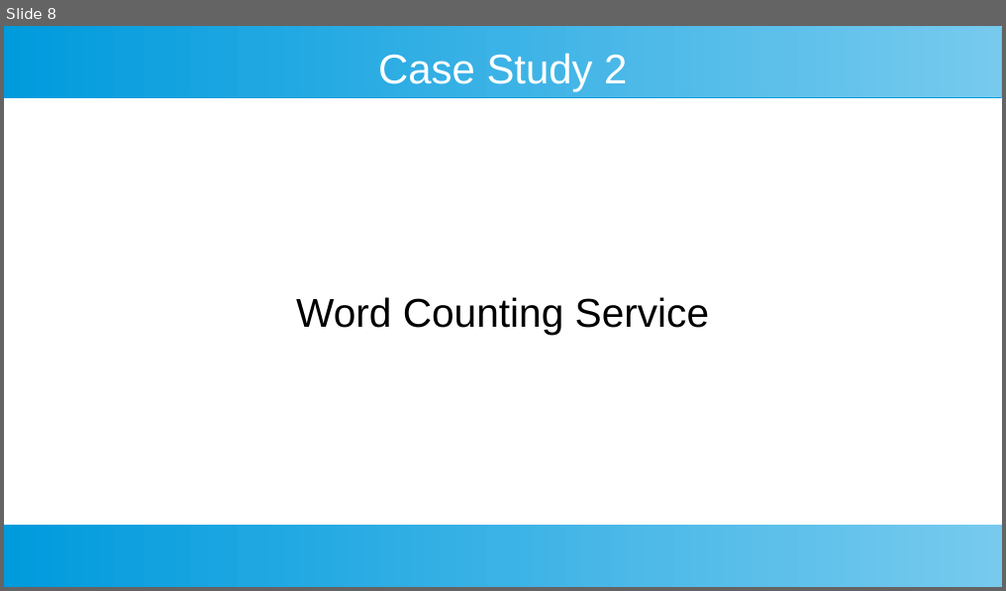
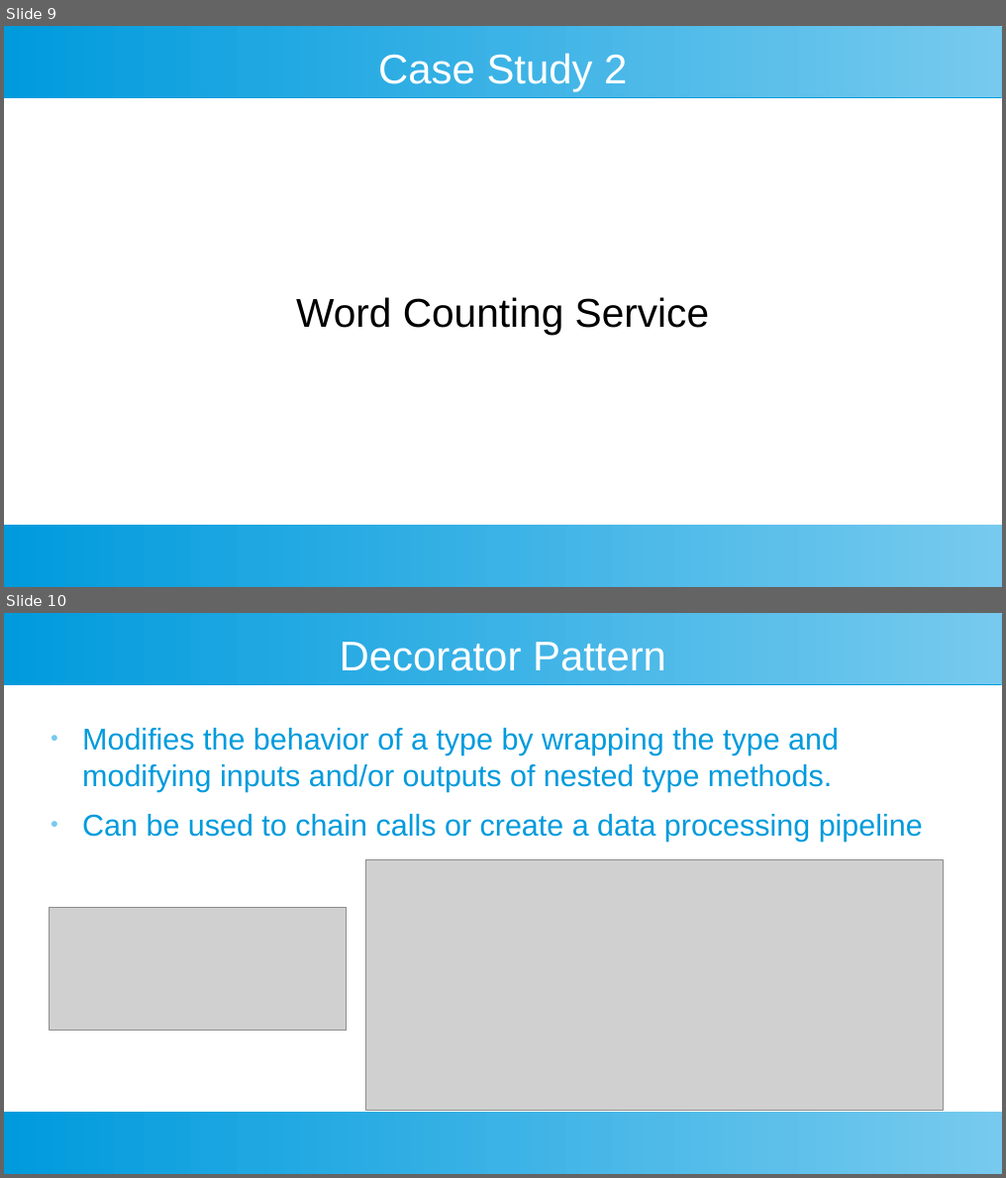
Before and after one commit to SmithE65/Refactoring, a slide deck: docs/cinnug.odp. Shown one above the other, each under a label of ours: slide 8 before the commit, slides 9 and 10 after it. The pictures are 1006x591 and 1006x1178 pixels, drawn with LibreOffice and Linux fonts; fonts in the diff are those of the drawing; grey boxes stand for pictures. Boxes give left, top, right and bottom in pixels: in the first picture for what was removed or moved away, otherwise in the second. Text is boxed around its words. In the diff, an @@ line names an element or a change of style, - is before the commit and + after.

Commit message:
more slides

```diff
--- a/docs/cinnug.odp
+++ b/docs/cinnug.odp
@@ slide 10 added at bbox=[4, 613, 1002, 1174], background #FFFFFF; not listed: 2 template elements that a slide beside it also shows @@
@@ title added at bbox=[340, 642, 666, 671], 33 pt, text #FFFFFF @@
+Decorator Pattern
@@ text added at bbox=[82, 728, 923, 841], 24 pt, text #009BDD @@
+● Modifies the behavior of a type by wrapping the type and modifying inputs and/or outputs of nested type methods.
+● Can be used to chain calls or create a data processing pipeline
@@ picture added at bbox=[366, 860, 944, 1111] @@
@@ picture added at bbox=[50, 907, 347, 1031] @@
@@ what was slide 8 is now slide 9 @@
```
Also in this commit, not shown: 2 other slides added, 2 other files.
